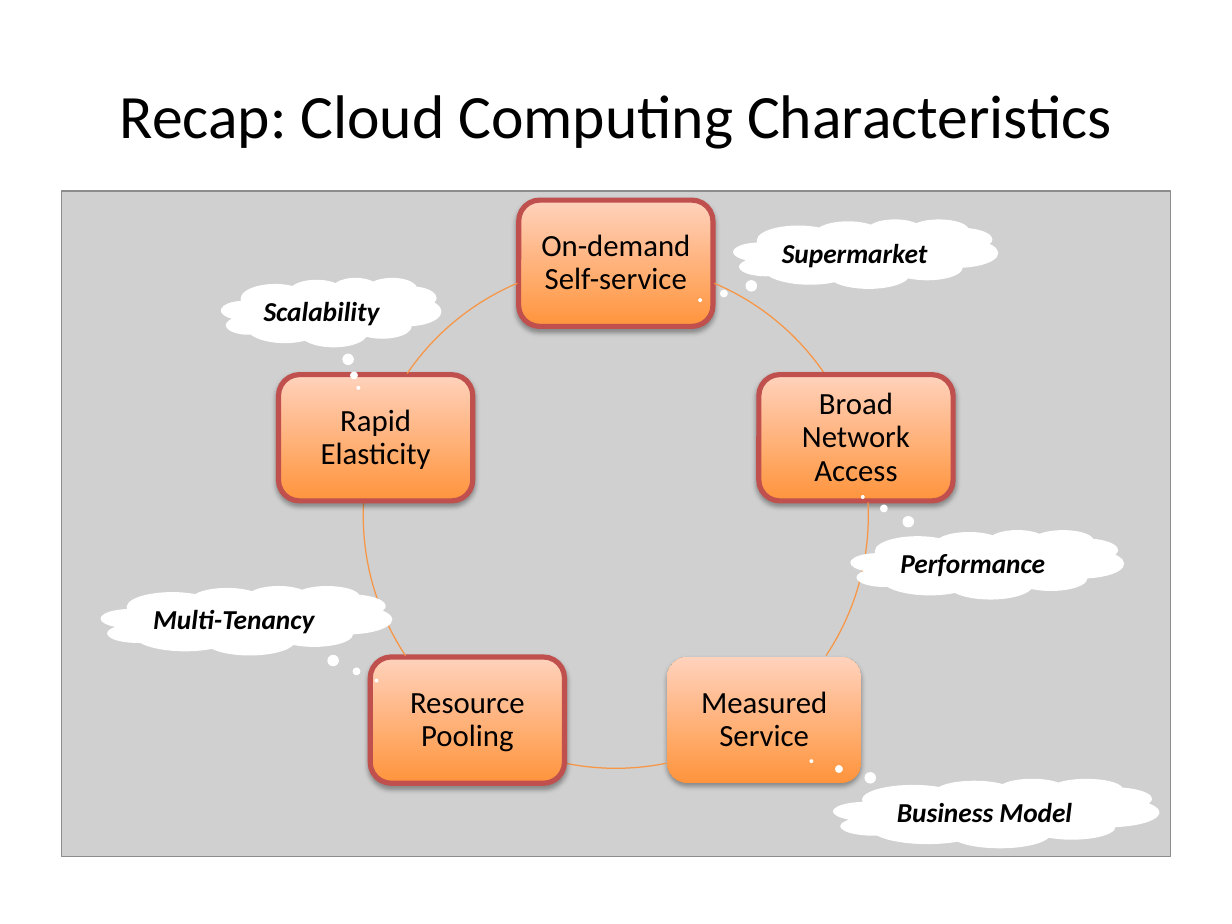
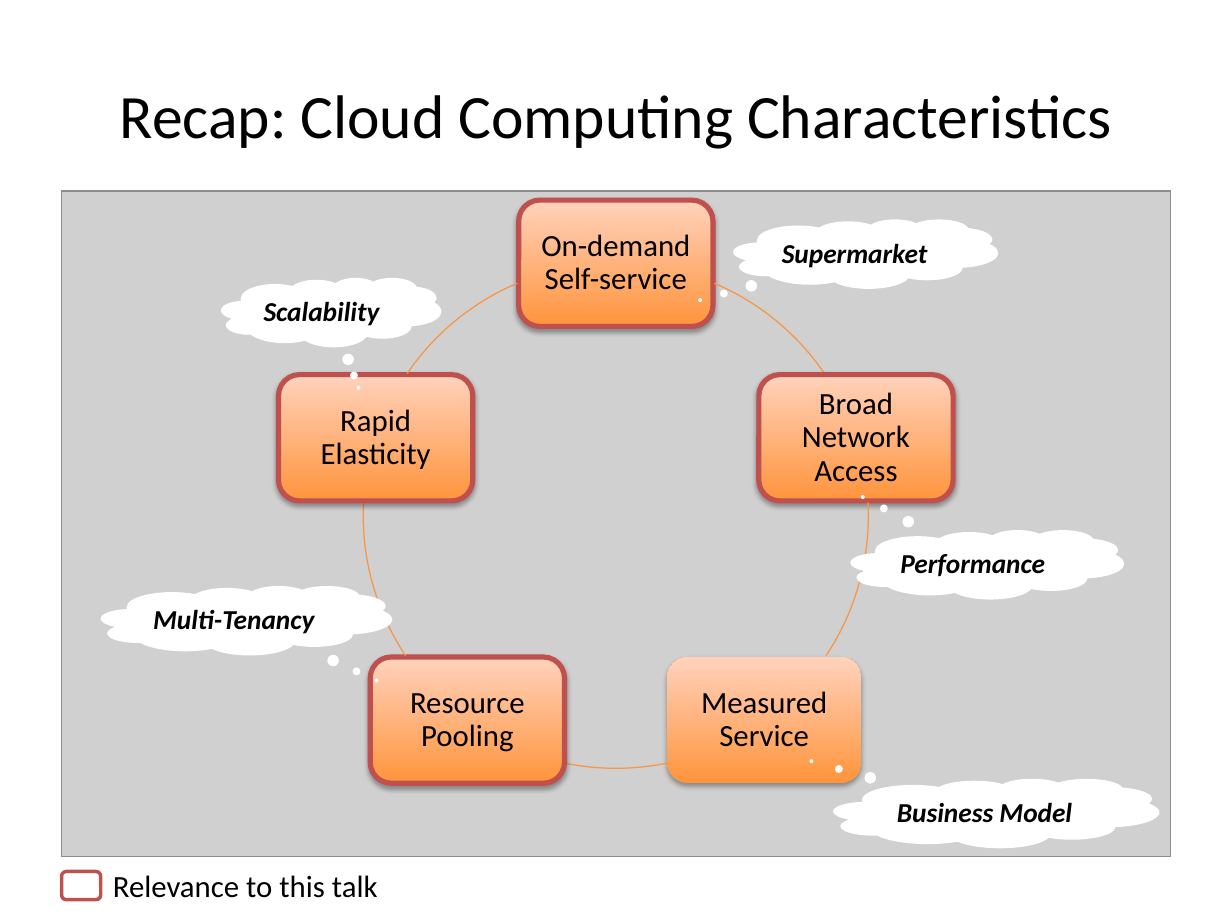
Before and after one commit to Hingo/ansible_meteor, a slide deck: slide 5 of presentation/slide_deck.pptx. Drawn at 1232x924 pixels with LibreOffice and Linux fonts; fonts in the diff are those of the drawing; grey boxes stand for pictures. Boxes give left, top, right and bottom in pixels: in the first picture for what was removed or moved away, otherwise in the second. Text is boxed around its words. In the diff, an @@ line names an element or a change of style, - is before the commit and + after.

Commit message:
update of slide deck

```diff
--- a/presentation/slide_deck.pptx
+++ b/presentation/slide_deck.pptx
@@ rounded rectangle added at [62,871,101,899], fill #FFFFFF, outline #C0504D 2 pt @@
@@ text added at [113,875,378,898], 18 pt, text #000000 @@
+Relevance to this talk
```
Also in this commit, not shown: 1 other slide changed.
